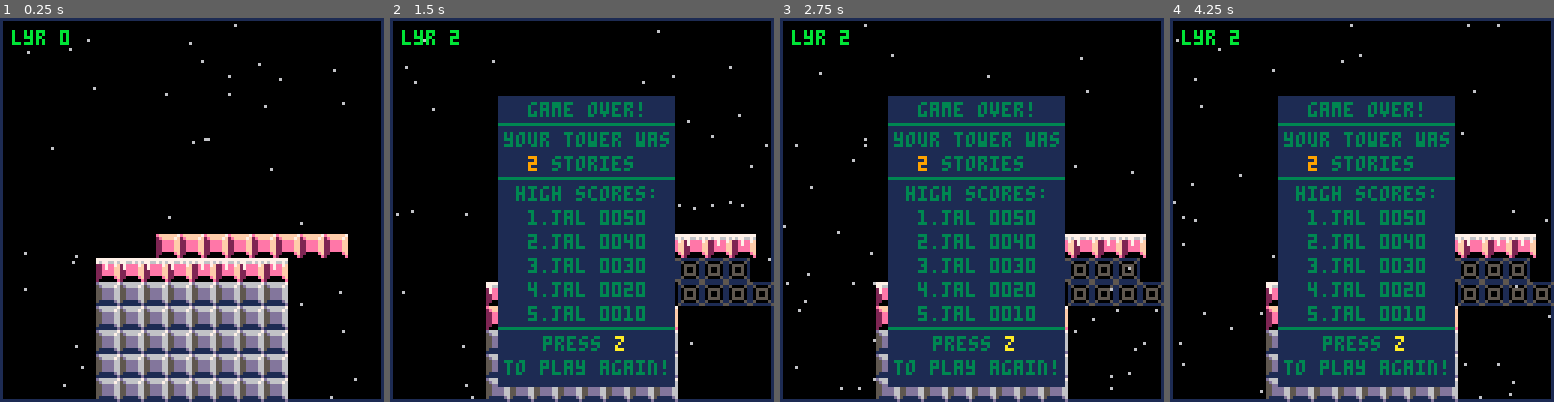
Above: before the commit, frames 1-4 (left to right).
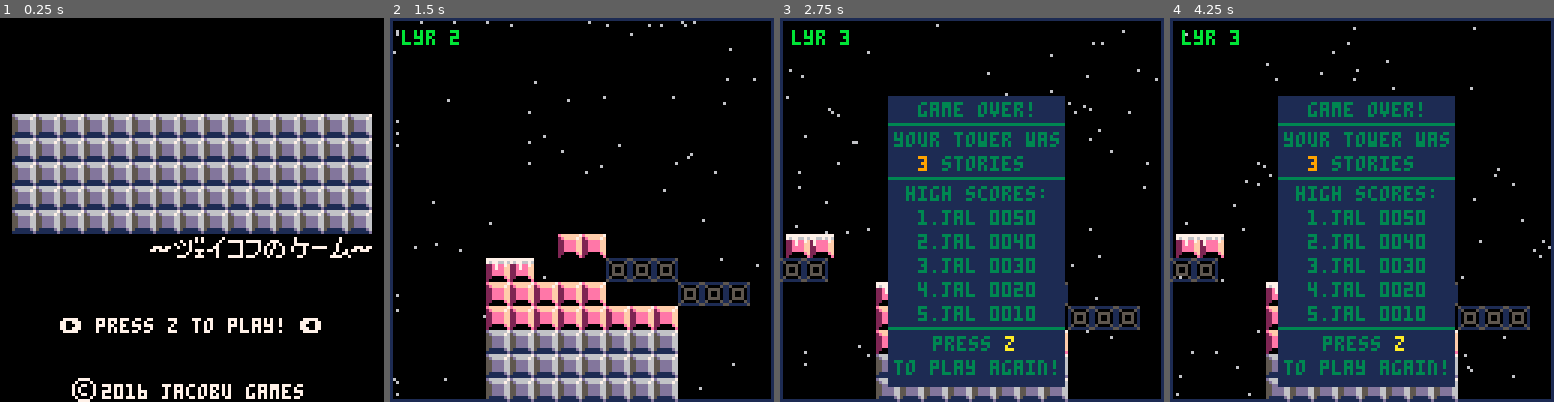
Above: after the commit, the same moments.

Repository: Gariben/Gaming
Game: PICO-8 cartridge Pico-8/Retreat/retreat.p8
Same seed, same stepped clock (60 frames per second), same inputs: the game is played once before the commit and once after it.
Inputs:
- Up to frame 1 (0.25 s): no input
- Up to frame 2 (1.5 s): tap O (Z key) at 0.33, 0.7, 1.43 s
- Up to frame 3 (2.75 s): tap O (Z key) at 2.22 s
- Up to frame 4 (4.25 s): tap O (Z key) at 3.1, 3.98 s

The runs differ from the first frame. In frame 1, 54% of the frame differs, in the area x 0-100%, y 0-100%; in frame 2, 36%; in frame 3, 5.9%; in frame 4, 5.9%.

Commit message:
Add (tenative) title scene
Created the title graphics, just need to get them laid out.

Diff:
--- a/Pico-8/Retreat/retreat.p8
+++ b/Pico-8/Retreat/retreat.p8
@@ -2,7 +2,8 @@
 version 8
 __lua__
 --gameplay scene
-scene=2
+scene=0
+oscn=0
 
 blkw=8
 blkh=8
@@ -14,7 +15,7 @@
  cls()
 
  if(scene == 0) then
-
+		title_init()
 
  elseif(scene == 1) then
 
@@ -24,6 +25,11 @@
 	end
 
 end
+
+function title_init()
+
+end
+
 
 function gameplay_init()
  bar = {strtx=32,dx=2.5,strty=72,w=8,blks={}, endx=0}
@@ -71,14 +77,22 @@
 function _update()
 
  if(scene == 0) then
-
-
+ 	title_update()
  elseif(scene == 1) then
-
 
  elseif(scene == 2) then
 		gameplay_update()
 	end
+
+end
+
+function title_update()
+
+		if btnp(4) then
+			sfx(13)
+			scene=2
+			return
+		end
 
 end
 
@@ -123,14 +137,47 @@
 function _draw()
 	cls()
  if(scene == 0) then
-
+		if(oscn ~= 0) then
+		 gameplay_init()
+			oscn=0
+		end
+
+		title_draw()
 
  elseif(scene == 1) then
-
+		if(oscn ~= 1) then
+		 gameplay_init()
+			oscn=1
+		end
 
  elseif(scene == 2) then
+		if(oscn ~= 2) then
+		 gameplay_init()
+			oscn=2
+		end
 		gameplay_draw()
 	end
+
+end
+
+function title_draw()
+
+	local blkx=4
+	local blky=32
+	for i=1,15 do
+		spr(1,blkx+((i-1)*blkw),blky)
+		spr(1,blkx+((i-1)*blkw),blky+blkw)
+		spr(1,blkx+((i-1)*blkw),blky+blkw*2)
+		spr(1,blkx+((i-1)*blkw),blky+blkw*3)
+		spr(1,blkx+((i-1)*blkw),blky+blkw*4)
+	end
+
+	drawsub(50,72)
+
+	print("➡️ press z to play! ⬅️",20,100,7)
+
+	spr(80,24,120)
+	print("2016 jacobu games",34,120+2,7)
 
 end
 
@@ -276,6 +323,67 @@
 	lost=0
 
 end
+
+
+
+--------------------------------
+--non-core functions
+--------------------------------
+
+function drawlblk(x,y,typ)
+	if(typ==1) then
+		spr(7,x,y)
+		spr(8,x+blkw,y)
+	elseif(typ==2) then
+		spr(9,x,y)
+		spr(10,x+blkw,y)
+	else
+		spr(25,x,y)
+		spr(26,x+blkw,y)
+	end
+	spr(23,x,y+blkw)
+	spr(24,x+blkw,y+blkw)
+end
+
+function drawxlblk(x,y)
+	spr(11,x,y)
+	spr(12,x+blkw,y)
+	spr(13,x+blkw*2,y)
+	spr(14,x+blkw*3,y)
+
+	spr(27,x,y+blkw)
+	spr(28,x+blkw,y+blkw)
+	spr(29,x+blkw*2,y+blkw)
+	spr(30,x+blkw*3,y+blkw)
+
+	spr(43,x,y+blkw*2)
+	spr(44,x+blkw,y+blkw*2)
+	spr(45,x+blkw*2,y+blkw*2)
+	spr(46,x+blkw*3,y+blkw*2)
+
+	spr(59,x,y+blkw*3)
+	spr(60,x+blkw,y+blkw*3)
+	spr(61,x+blkw*2,y+blkw*3)
+	spr(62,x+blkw*3,y+blkw*3)
+end
+
+
+function drawsub(tx,ty)
+	spr(74,tx,ty)
+	spr(64,tx+7,ty)
+	spr(65,tx+11,ty)
+	spr(66,tx+11,ty)
+	spr(67,tx+18,ty)
+	spr(68,tx+25,ty)
+	spr(69,tx+31,ty)
+	spr(70,tx+38,ty)
+	spr(71,tx+46,ty)
+	spr(72,tx+52,ty)
+	spr(73,tx+60,ty)
+	spr(74,tx+67,ty)
+end
+
+
 
 
 function bardrop()
Not shown, changed: 47 lines of the sprite sheet (__gfx__) section of Pico-8/Retreat/retreat.p8
